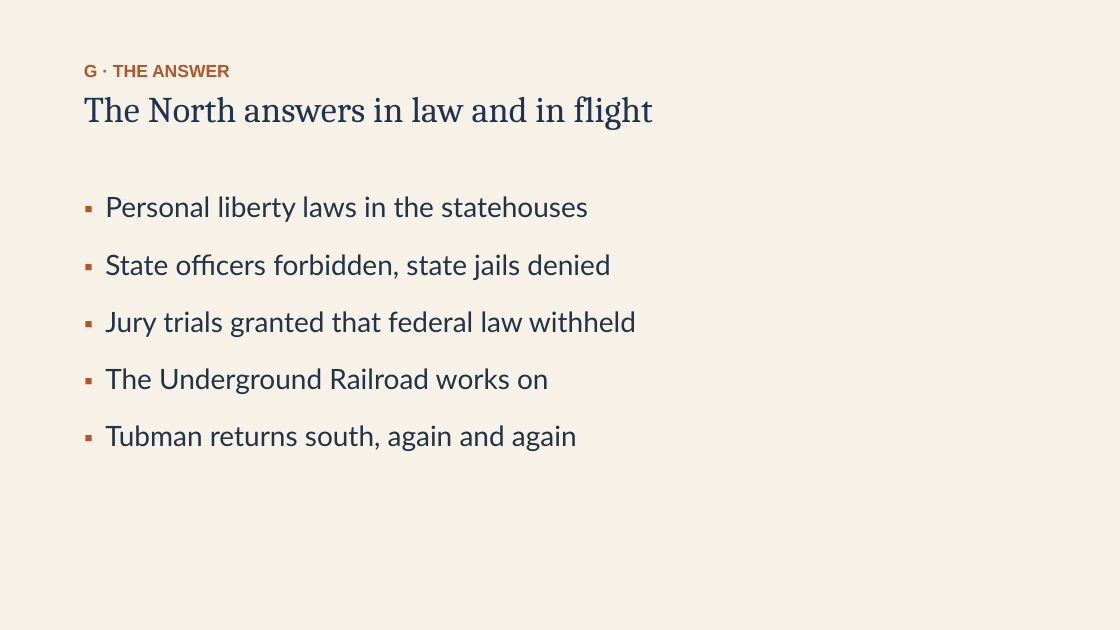
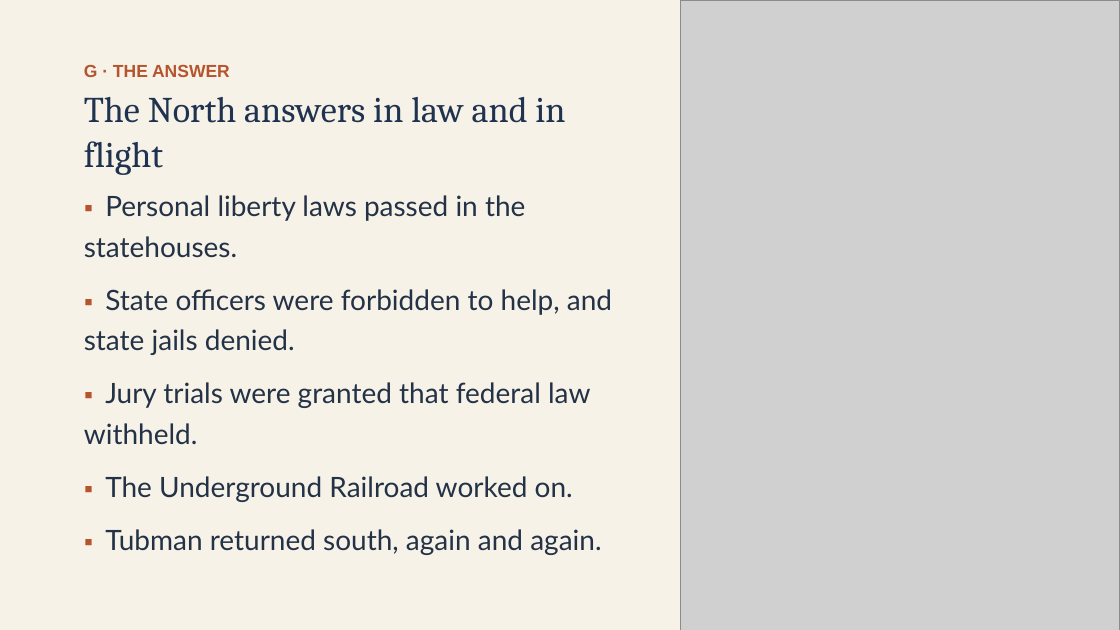
Before and after one commit to ab17gthb/humanities-curriculum-group, a slide deck: slide 19 of sectional-crisis/lesson-01/lesson-01-slides.pptx. Drawn at 1120x630 pixels with LibreOffice and Linux fonts; fonts in the diff are those of the drawing; grey boxes stand for pictures. Boxes give left, top, right and bottom in pixels: in the first picture for what was removed or moved away, otherwise in the second. Text is boxed around its words. In the diff, an @@ line names an element or a change of style, - is before the commit and + after.

```diff
--- a/sectional-crisis/lesson-01/lesson-01-slides.pptx
+++ b/sectional-crisis/lesson-01/lesson-01-slides.pptx
@@ picture added at [681, 0, 1120, 630] @@
@@ text "The North answers in law ..." rewrapped from [84, 96, 653, 130] to [84, 97, 565, 175] @@
@@ text at [84, 195, 612, 555]: text changed @@
-▪ Personal liberty laws in the statehouses
-▪ State officers forbidden, state jails denied
-▪ Jury trials granted that federal law withheld
-▪ The Underground Railroad works on
-▪ Tubman returns south, again and again
+▪ Personal liberty laws passed in the statehouses.
+▪ State officers were forbidden to help, and state jails denied.
+▪ Jury trials were granted that federal law withheld.
+▪ The Underground Railroad worked on.
+▪ Tubman returned south, again and again.
```
Also in this commit, not shown: 8 other slides changed, 6 other files.
